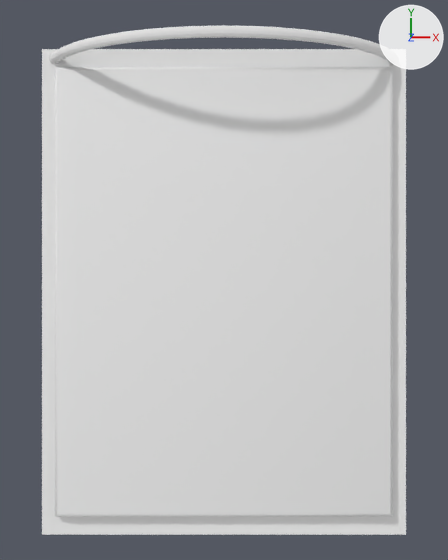
A saved change to the Blender file Escape/Assets/Objects/Bett/Bett.blend.
The view is the same before and after, from a camera (50 mm lens) standing at (0.0, 0.05, 2.9) and looking at (0.0, 0.05, 0.31). The axes (+X, +Y, +Z) are drawn at upper right. The lights are the same throughout.

The scene before the commit, as lines of its bpy script (objects in view):
```python
me_cube = bpy.data.meshes.new('Cube')
me_cube.from_pydata(...)  # 16 vertices, 13 faces; spans x -1.0..1.0, y -1.0..1.0, z -1.0..1.0
me_cube.materials.append(mat_gestell)  # white #e7e7e7
me_cube_001 = bpy.data.meshes.new('Cube.001')
me_cube_001.from_pydata(...)  # 12 vertices, 9 faces; spans x -0.92..0.92, y -0.92..0.92, z 1.0..1.41
me_cube_001.polygons.foreach_set('use_smooth', [True] * 9)
me_cube_001.materials.append(mat_matratze)  # white #e7e7e7
me_torus = bpy.data.meshes.new('Torus')
me_torus.from_pydata(...)  # 252 vertices, 240 faces; spans x -0.99..0.99, y 0.25..1.03, z -1.34..-1.28
me_torus.materials.append(mat_kopfteil)  # white #e7e7e7
ob_gestell = bpy.data.objects.new('Gestell', me_cube)
ob_gestell.parent = ob_bed
ob_gestell.location = (0.0, 0.0, 0.0)
ob_gestell.scale = (0.75, 1.0, 0.125)
ob_kopfteil = bpy.data.objects.new('Kopfteil', me_torus)
ob_kopfteil.parent = ob_bed
ob_kopfteil.location = (0.0, 0.0, 0.0)
ob_kopfteil.rotation_euler = (1.571, 0.0, 0.0)  # degrees (90, 0, 0)
ob_kopfteil.scale = (0.733, 0.409, 0.733)
ob_matratze = bpy.data.objects.new('Matratze', me_cube_001)
ob_matratze.parent = ob_bed
ob_matratze.location = (0.0, 0.0, 0.0)
ob_matratze.scale = (0.75, 1.0, 0.125)
```
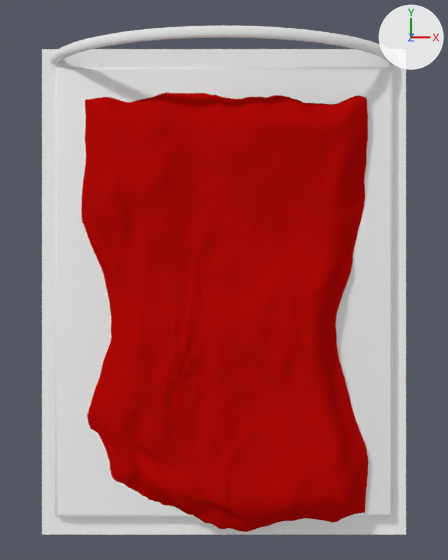
What changed in the scene script:
```text
Add mat_material:
    mat_material = diffuse_material('Material')
    mat_material.base_color = (0.427, 0.00287, 0.00194)  # red #af0906
Add me_plane:
    me_plane.from_pydata(...)  # 10354 vertices, 20704 faces; spans x -1.01..1.02, y -1.04..1.01, z -0.09..0.29
    me_plane.polygons.foreach_set('use_smooth', [True] * 20704)
    me_plane.materials.append(mat_material)  # red #af0906
Add ob_plane:
    ob_plane = bpy.data.objects.new('Plane', me_plane)
    ob_plane.location = (0.0, -0.069, 0.367)
    ob_plane.scale = (0.569, 0.863, 0.569)
```

Changed parts and their boxes [x1, y1, x2, y2] in the pictures (448 x 560 px):
'Plane', added (red)
    after: [81, 92, 368, 532]
'Matratze', unchanged, covered by the edit
    both: [55, 67, 393, 517]
